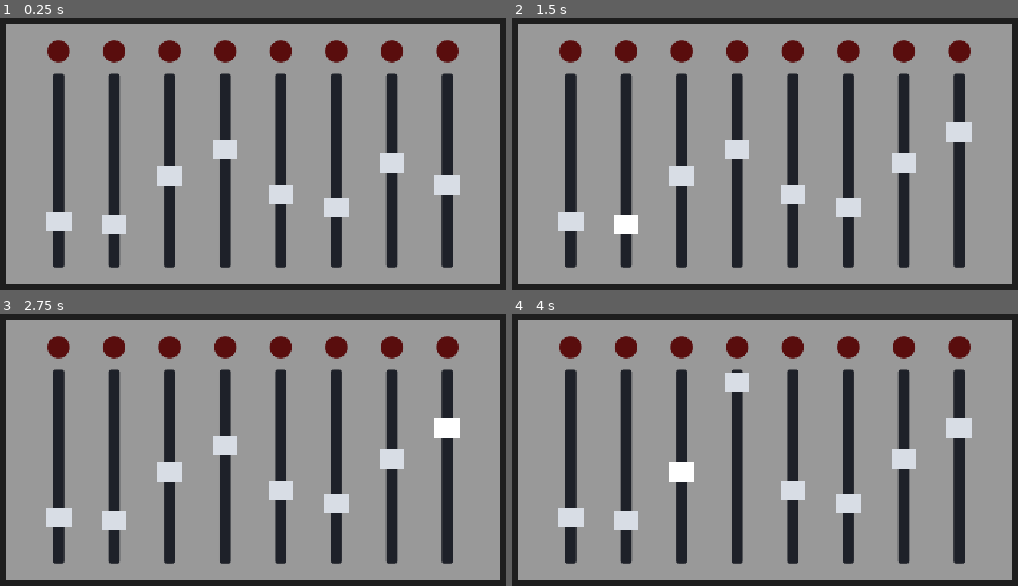
Above: before the commit, frames 1-4 (two rows, left to right).
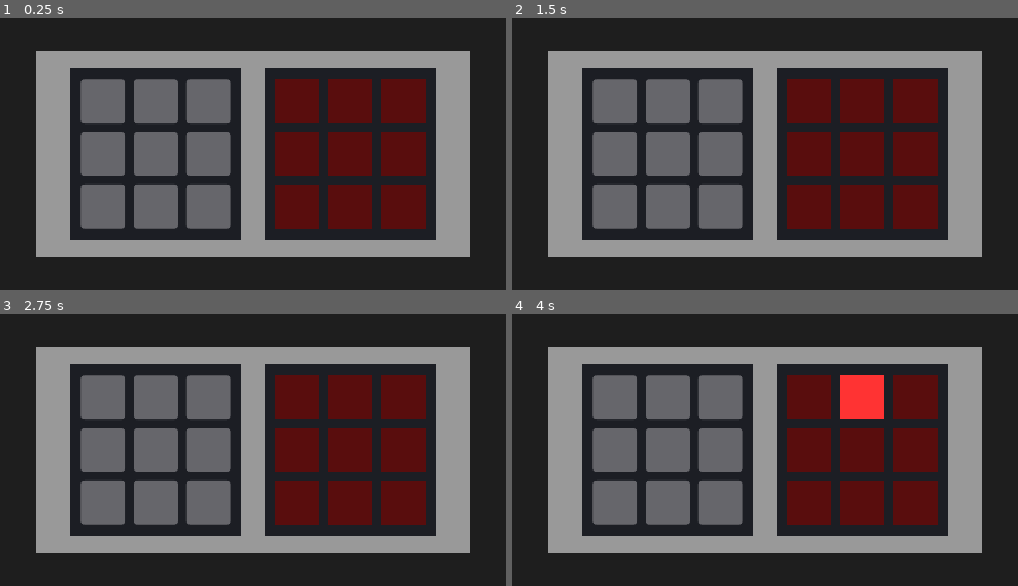
Above: after the commit, the same moments.

Repository: boredguywithacomputer/untitled-hackclub-game
Game: Godot game, scene res://repeat_minigame.tscn
The game is run twice, just before and just after one commit, with the same random seed, the same clock (stepped at 60 frames per second) and the same inputs. Before the commit the project starts from res://power_minigame.tscn.
Inputs (mouse positions are in pixels of both pictures, inside the frame that each line leads up to):
- Up to frame 1 (0.25 s): no input
- Up to frame 2 (1.5 s): tap Enter at 0.5 s; move the mouse to (942, 132) at 0.52 s; hold Right 0.53-1.25 s; tap Alt at 0.6 s; click (942, 132) at 0.67 s; tap Space at 1.25 s; drag from (603, 175) to (724, 243) at 1.27 s
- Up to frame 3 (2.75 s): move the mouse to (333, 352) at 2.02 s; hold Right from 2.03 s (still down); tap Alt at 2.1 s
- Up to frame 4 (4 s): release Right at 2.75 s; tap Enter at 2.75 s; drag from (724, 539) to (527, 382) at 2.77 s; move the mouse to (1002, 518) at 3.52 s; hold Left from 3.53 s (still down); tap Alt at 3.6 s

The runs differ from the first frame. In frame 1, 74% of the frame differs, in the area x 1-99%, y 2-98%; in frame 2, 74%; in frame 3, 74%; in frame 4, 74%.

Commit message:
tweaking variables and adding comments

Diff:
--- a/filter_minigame.gd
+++ b/filter_minigame.gd
@@ -3,13 +3,12 @@
 signal completed
 
 # variable initialization
-
 const LEAF_COUNT := 10
 const LEAF_SIZE := Vector2(56, 56)
 const SUCTION_RADIUS := 150.0 # how close a leaf needs to get to the center of the left side to get sucked in
 const MIN_V := 90.0 # speed of the leaves will range between these numbers
 const MAX_V := 170.0
-const ROAM_RECT := Rect2(200, 20, 800, 610)
+const ROAM_RECT := Rect2(200, 20, 800, 610) # bounding box that free floating leaves will be in
 
 @export var leaf_texture: Texture2D
 
@@ -21,6 +20,7 @@
 var dragging: Control = null
 var remaining := LEAF_COUNT
 
+# initialization functions
 func _ready() -> void:
 	for i in LEAF_COUNT:
 		_spawn_leaf()
@@ -38,6 +38,7 @@
 	leaves.add_child(leaf)
 	active_leaves.append(leaf)
 
+# render the texture or rectangle placeholder for each leaf
 func _make_leaf() -> Control:
 	var leaf: Control
 	if leaf_texture:
@@ -56,6 +57,7 @@
 	leaf.mouse_filter = Control.MOUSE_FILTER_STOP
 	return leaf
 
+# detect when the user starts dragging around a leaf
 func _on_leaf_gui_input(event: InputEvent, leaf: Control) -> void:
 	if event is InputEventMouseButton \
 	and event.button_index == MOUSE_BUTTON_LEFT \
@@ -64,6 +66,7 @@
 		dragging = leaf
 		leaf.move_to_front()
 
+# main leaf loop, float around randomly when user is not clicking it
 func _process(delta: float) -> void:
 	for leaf in active_leaves:
 		if leaf == dragging:
@@ -72,20 +75,22 @@
 		else:
 			_drift(leaf, delta)
 
+# trajectory calculations for random floating
 func _drift(leaf: Control, delta: float) -> void:
 	var vel: Vector2 = leaf.get_meta("vel")
 	leaf.position += vel * delta
 	leaf.rotation += float(leaf.get_meta("spin")) * delta
 
-	var min_p := ROAM_RECT.position
-	var max_p := ROAM_RECT.end - LEAF_SIZE
+	# minimum and maximum positions on the x, y axes
+	var min_pos := ROAM_RECT.position
+	var max_pos := ROAM_RECT.end - LEAF_SIZE
 
 	# bounce only when heading outwards
-	if (leaf.position.x < min_p.x and vel.x < 0.0) \
-	or (leaf.position.x > max_p.x and vel.x > 0.0):
+	if (leaf.position.x < min_pos.x and vel.x < 0.0) \
+	or (leaf.position.x > max_pos.x and vel.x > 0.0):
 		vel.x = -vel.x
-	if (leaf.position.y < min_p.y and vel.y < 0.0) \
-	or (leaf.position.y > max_p.y and vel.y > 0.0):
+	if (leaf.position.y < min_pos.y and vel.y < 0.0) \
+	or (leaf.position.y > max_pos.y and vel.y > 0.0):
 		vel.y = -vel.y
 	leaf.set_meta("vel", vel)
 
@@ -94,12 +99,14 @@
 		close()
 		return
 
+	# detect when the user stops dragging the leaf
 	if dragging != null \
 	and event is InputEventMouseButton \
 	and event.button_index == MOUSE_BUTTON_LEFT \
 	and not event.pressed:
 		_release_leaf()
 
+# either let the leaf get sucked in or continue its random trajectory
 func _release_leaf() -> void:
 	var leaf := dragging
 	dragging = null
@@ -107,12 +114,14 @@
 		_suck_in(leaf)
 	# otherwise do nothing and let the _process() function pick it back up
 
+# transform functions for finding the center of objects
 func _leaf_center(leaf: Control) -> Vector2:
 	return leaf.position + LEAF_SIZE / 2.0
 
 func _port_center() -> Vector2:
 	return port.position + port.size / 2.0
 
+# funny animation where it spins and shrinks :3
 func _suck_in(leaf: Control) -> void:
 	active_leaves.erase(leaf)
 	leaf.mouse_filter = Control.MOUSE_FILTER_IGNORE
@@ -124,12 +133,14 @@
 	tw.tween_property(leaf, "rotation", leaf.rotation + TAU, 0.25)
 	tw.finished.connect(_on_leaf_absorbed.bind(leaf))
 
+# counter function effectively
 func _on_leaf_absorbed(leaf: Control) -> void:
 	leaf.queue_free()
 	remaining -= 1
 	if remaining == 0:
 		_on_completed()
 
+# close off functions (win condition)
 func _on_completed() -> void:
 	completed.emit()
 	await get_tree().create_timer(1.6).timeout
--- a/power_minigame.gd
+++ b/power_minigame.gd
@@ -3,7 +3,6 @@
 signal completed
 
 # variable initialization
-
 const SLIDER_COUNT := 8
 const SLIDER_SIZE := Vector2(56, 280)
 const LIGHT_SIZE := 32.0 # diameter of each light
@@ -12,7 +11,7 @@
 const COLOR_ON := Color(1.0, 0.45, 0.45)
 const COLOR_OFF := Color(0.35, 0.05, 0.05)
 const COLOR_DONE := Color(0.2, 0.9, 0.35)
-const GRABBER_SIZE = Vector2i(36, 28)
+const GRABBER_SIZE = Vector2i(36, 28) # width and height of movable square
 
 # slider styling
 
@@ -20,6 +19,7 @@
 var grabber_hover_tex: ImageTexture
 var grabber_off_tex: ImageTexture
 
+# texturing and styling the sliders to look good
 func _solid_texture(size: Vector2i, color: Color) -> ImageTexture:
 	var img := Image.create(size.x, size.y, false, Image.FORMAT_RGBA8)
 	img.fill(color)
@@ -38,6 +38,7 @@
 	s.add_theme_icon_override("grabber_highlight", grabber_hover_tex)
 	s.add_theme_icon_override("grabber_disabled", grabber_off_tex)
 
+# create a class for each lane including the light and the slider
 class Lane:
 	var slider: VSlider
 	var light_style: StyleBoxFlat
@@ -49,11 +50,14 @@
 var lanes: Array[Lane] = []
 var done_count := 0
 
+# intialization function
 func _ready() -> void:
+	# texture initialization for slider styling
 	grabber_tex = _solid_texture(GRABBER_SIZE, Color(0.85, 0.87, 0.9))
 	grabber_hover_tex = _solid_texture(GRABBER_SIZE, Color.WHITE)
 	grabber_off_tex = _solid_texture(GRABBER_SIZE, Color(0.45, 0.47, 0.5))
 
+	# loops to create the random slider directions
 	var directions: Array[bool] = []
 	for i in SLIDER_COUNT:
 		directions.append(randf() < 0.5) # some of them go up, some of them go down
@@ -62,10 +66,12 @@
 	for move_up in directions:
 		lanes.append(_make_lane(move_up))
 
+# basic input function
 func _input(event: InputEvent) -> void:
 	if event.is_action_pressed("ui_cancel"):
 		close()
 
+# render all of the components of a single lane, iterate over this function
 func _make_lane(move_up: bool) -> Lane:
 	var lane := Lane.new()
 	lane.move_up = move_up
@@ -100,6 +106,7 @@
 
 	return lane
 
+# detect when the user is dragging the slider around
 func _on_slider_changed(value: float, lane: Lane) -> void:
 	if lane.done:
 		return
@@ -121,6 +128,7 @@
 	if done_count == SLIDER_COUNT:
 		_on_completed()
 
+# close off functions (win condition)
 func _on_completed() -> void:
 	completed.emit()
 	print("successful completion")
--- a/project.godot
+++ b/project.godot
@@ -11,7 +11,7 @@
 [application]
 
 config/name="minigames"
-run/main_scene="uid://bddg0dskqtti6"
+run/main_scene="uid://bdbswjmnli37e"
 config/features=PackedStringArray("4.7", "Forward Plus")
 config/icon="res://icon.svg"
 
--- a/repeat_minigame.gd
+++ b/repeat_minigame.gd
@@ -2,16 +2,17 @@
 
 signal completed
 
+# variable initialization
 const CELL_COUNT := 9
 const CELL_SIZE := Vector2(64, 64)
-const SEQUENCE_LENGTH := 6
-const FLASH_ON := 0.5
+const SEQUENCE_LENGTH := 5 # keep this around 5 bro ts too hard :(
+const FLASH_ON := 0.5 # the timing for flashes during the sequence display
 const FLASH_OFF := 0.5
 const START_DELAY := 0.8
-const INPUT_TIME := 12.0
-const FAIL_FLASHES := 3
+const INPUT_TIME := 12.0 # how long the player has to input their sequence before the game times out
+const FAIL_FLASHES := 3 # how many times the panel flashes when you fail
 const FAIL_FLASH_TIME := 0.25
-const COLOR_OFF := Color(0.35, 0.05, 0.05)
+const COLOR_OFF := Color(0.35, 0.05, 0.05) # all of the light colors
 const COLOR_ON := Color(1.0, 0.2, 0.2)
 
 enum State { SHOWING, ENTERING, FAILED, DONE }
@@ -26,6 +27,7 @@
 var buttons: Array[Button] = []
 var lights: Array[ColorRect] = []
 
+# initialization functions, self explanatory
 func _ready() -> void:
 	for i in CELL_COUNT:
 		lights.append(_make_light())
@@ -54,7 +56,7 @@
 	return btn
 
 func _style_button(btn: Button) -> void:
-	var colors := {
+	var colors := { # all of the button colors (shades of gray)
 		"normal": Color(0.55, 0.55, 0.58),
 		"hover": Color(0.68, 0.68, 0.72),
 		"pressed": Color(0.85, 0.85, 0.9),
@@ -72,8 +74,8 @@
 
 	sequence.clear()
 	for i in SEQUENCE_LENGTH:
-		sequence.append(randi.range(0, CELL_COUNT - 1))
-	print(sequence)
+		sequence.append(randi_range(0, CELL_COUNT - 1))
+	#print(sequence)
 
 	var tw := create_tween()
 	tw.tween_interval(START_DELAY)
@@ -108,7 +110,6 @@
 	if index != sequence[input_index]:
 		_fail()
 		return
-
 	# otherwise, the player pressed the correct button so continue the sequence
 	input_index += 1
 	if input_index == sequence.size():
@@ -121,6 +122,7 @@
 	if time_left <= 0.0:
 		_fail()
 
+# if the player times out or enters the wrong sequence
 func _fail() -> void:
 	state = State.FAILED
 	_set_buttons_enabled(false)
@@ -142,6 +144,10 @@
 	tw.tween_interval(0.6)
 	tw.tween_callback(close)
 
+	print("successful completion")
+	await get_tree().create_timer(1.0).timeout
+	close()
+
 func close() -> void:
 	get_tree().paused = false
 	queue_free()
--- a/wiring_minigame.gd
+++ b/wiring_minigame.gd
@@ -16,7 +16,6 @@
 @onready var right_col: VBoxContainer = $Root/Panel/Board/Right
 
 # variable initialization
-
 var squares: Array[ColorRect] = [] # initial square that dragging started from
 var dragging_from: ColorRect = null # the wire following the mouse
 var drag_line: Line2D = null
